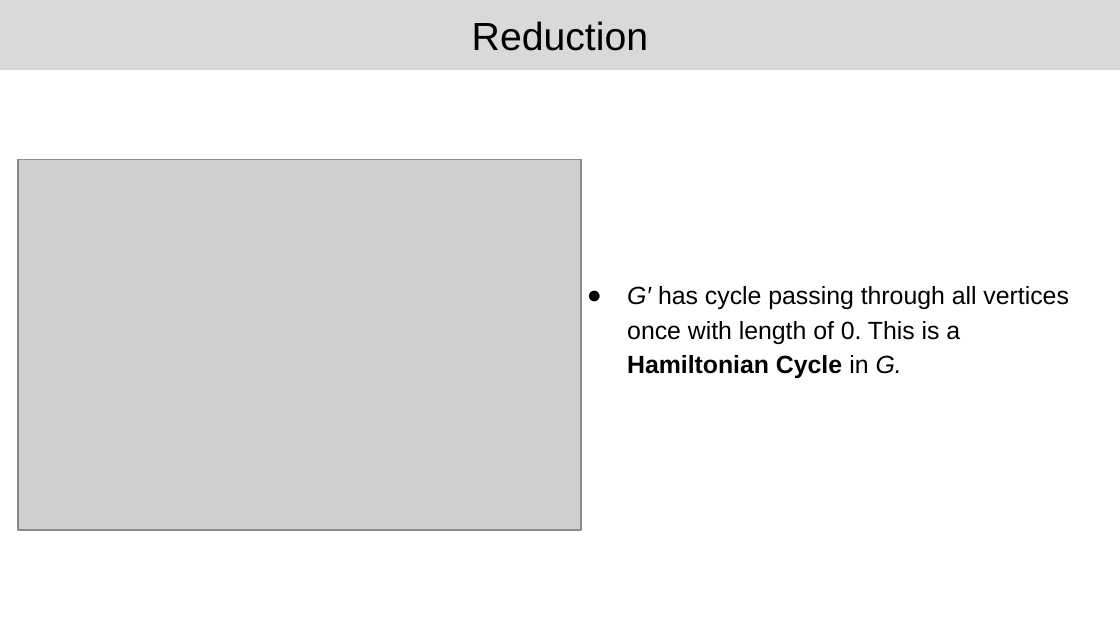
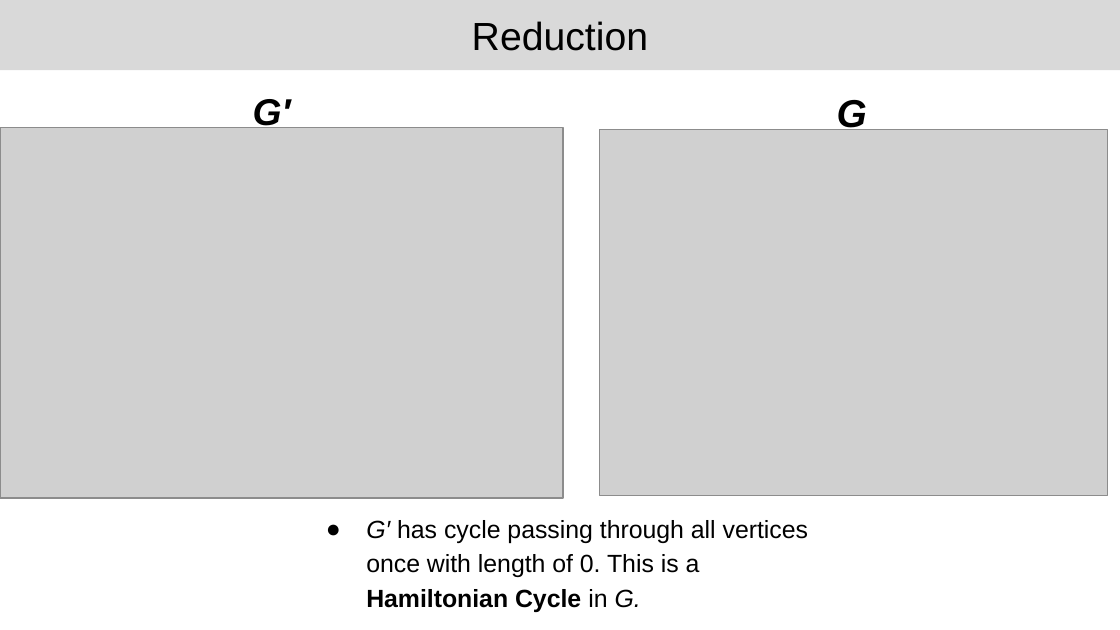
Before and after one commit to HarryWilliams540/CS412-Project, a slide deck: slide 8 of presentations/problem_presentation.pptx. Drawn at 1120x630 pixels with LibreOffice and Linux fonts; fonts in the diff are those of the drawing; grey boxes stand for pictures. Boxes give left, top, right and bottom in pixels: in the first picture for what was removed or moved away, otherwise in the second. Text is boxed around its words. In the diff, an @@ line names an element or a change of style, - is before the commit and + after.

Commit message:
Slides changes

```diff
--- a/presentations/problem_presentation.pptx
+++ b/presentations/problem_presentation.pptx
@@ text added at (253,99,291,133), 24 pt, text #000000, bold, italic @@
+G′
@@ text added at (837,100,867,130), 25 pt, text #000000, bold, italic @@
+G
@@ picture: place and size @@
-picture at (18,159,581,530)
+picture at (0,128,563,498)
@@ picture added at (599,130,1108,496) @@
@@ text "G′ has cycle passing through ...": place and size @@
-text "G′ has cycle passing through ..." at (627,286,1068,378)
+text "G′ has cycle passing through ..." at (366,520,808,612)
```
